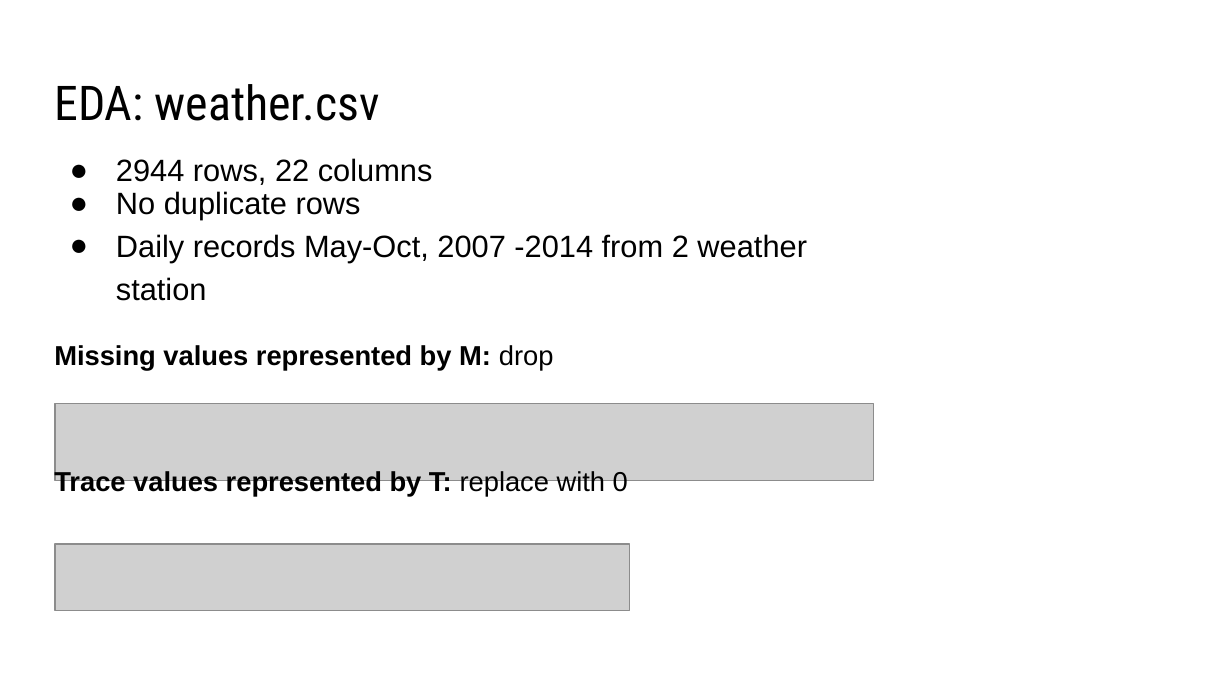
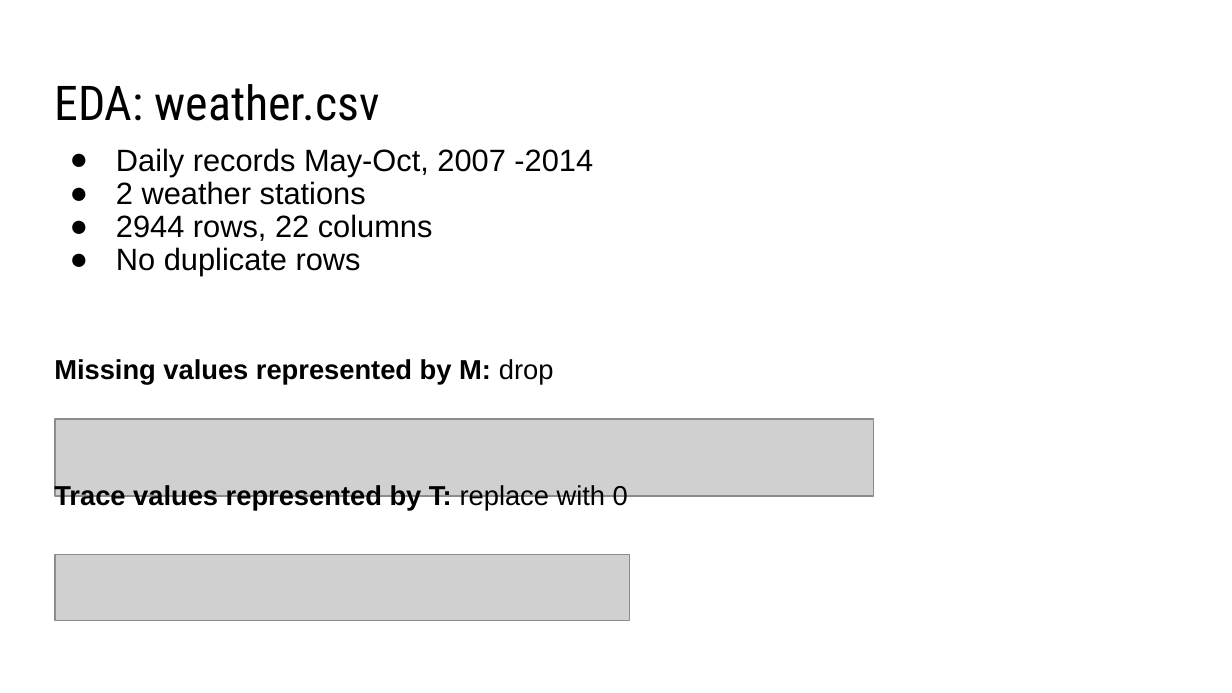
Before and after one commit to zzeniale/West-Nile-Virus-prediction, a slide deck: slide 21 of group_presentation.pptx (slide 20 before the commit). Drawn at 1232x693 pixels with LibreOffice and Linux fonts; fonts in the diff are those of the drawing; grey boxes stand for pictures. Boxes give left, top, right and bottom in pixels: in the first picture for what was removed or moved away, otherwise in the second. Text is boxed around its words. In the diff, an @@ line names an element or a change of style, - is before the commit and + after.

```diff
--- a/group_presentation.pptx
+++ b/group_presentation.pptx
@@ text "Daily records May-Oct, 2007 -2014" moved from (x1=54, y1=158, x2=807, y2=497) to (x1=54, y1=148, x2=628, y2=510) @@
@@ text at (x1=116, y1=148, x2=593, y2=205): paragraphs added @@
+● Daily records May-Oct, 2007 -2014
+● 2 weather stations
@@ text at (x1=116, y1=234, x2=807, y2=301): paragraph removed @@
-● Daily records May-Oct, 2007 -2014 from 2 weather station
@@ text at (x1=116, y1=214, x2=433, y2=241): less space between paragraphs @@
@@ picture moved from (x1=55, y1=404, x2=873, y2=482) to (x1=55, y1=419, x2=873, y2=496) @@
@@ picture moved from (x1=55, y1=545, x2=630, y2=611) to (x1=55, y1=554, x2=630, y2=621) @@
```
Also in this commit, not shown: 11 other slides changed, 3 slides added, 3 slides removed.
